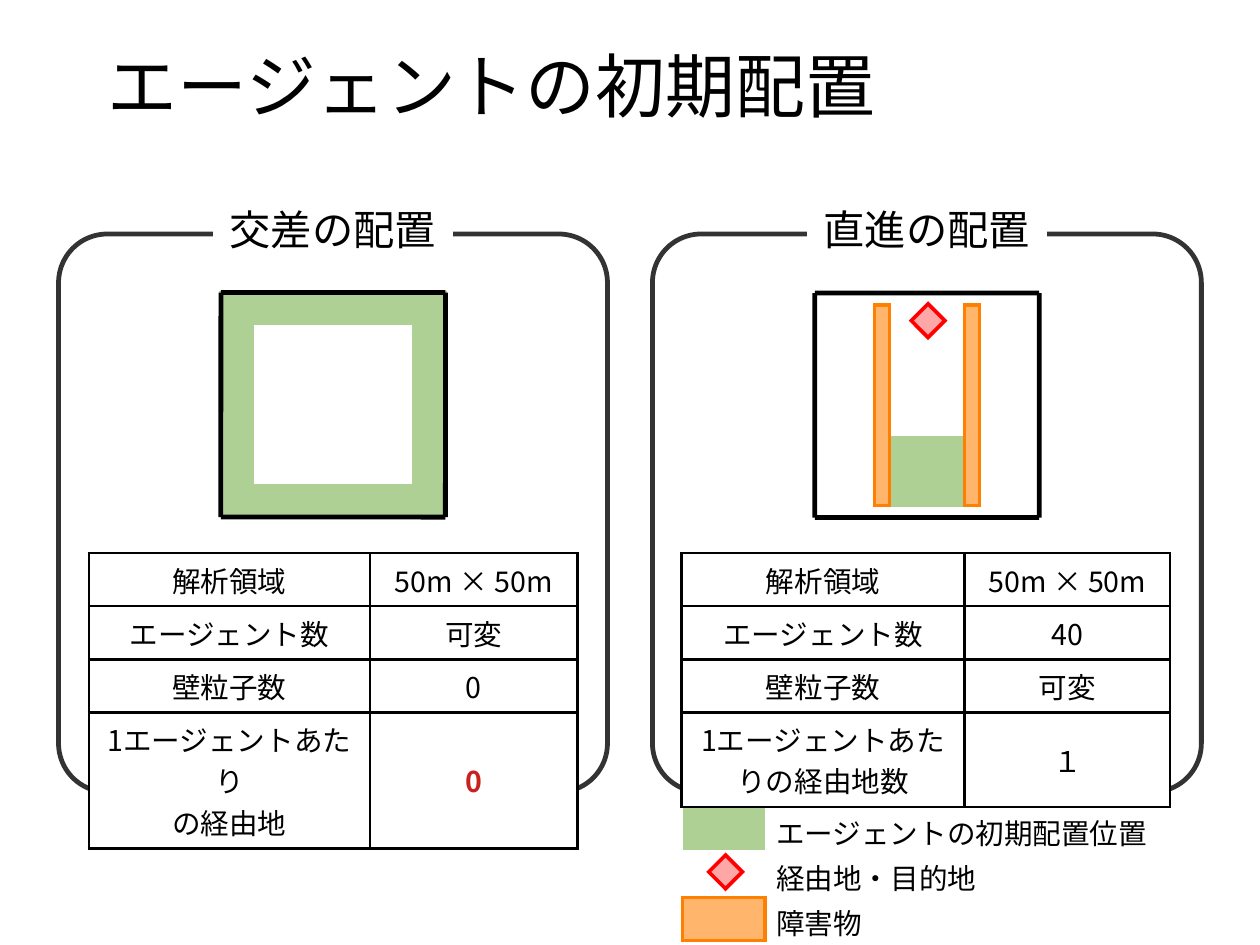
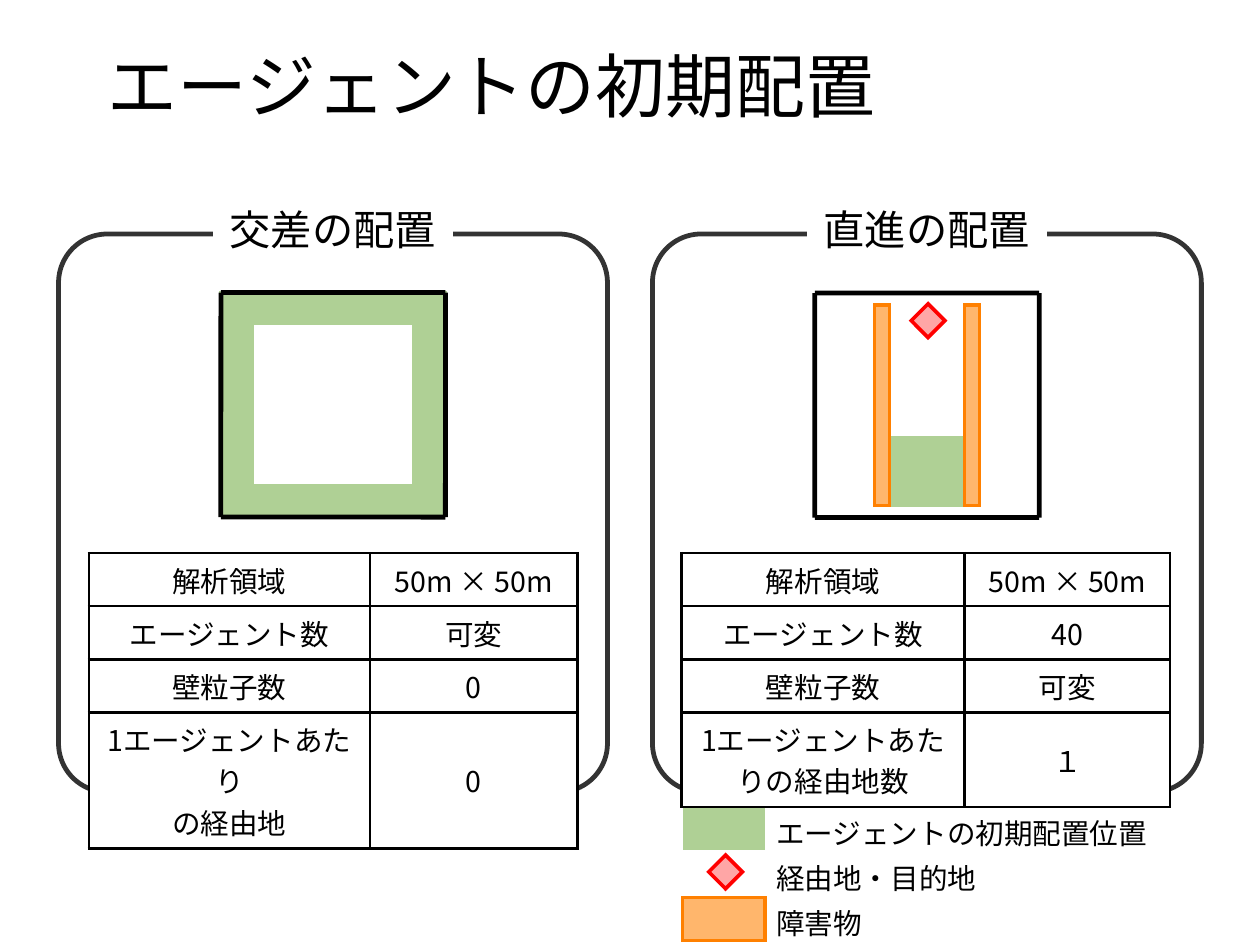
Before and after one commit to payao8810/shuron, a slide deck: slide 33 of slide.odp. Drawn at 1260x945 pixels with LibreOffice and Linux fonts; fonts in the diff are those of the drawing; background and template pictures are left out. Boxes give left, top, right and bottom in pixels: in the first picture for what was removed or moved away, otherwise in the second. Text is boxed around its words. In the diff, an @@ line names an element or a change of style, - is before the commit and + after.

```diff
--- a/slide.odp
+++ b/slide.odp
@@ table at [89,553,579,841] @@
@@ text colour #C9211E to #000000, bold off in "0" @@
```
Also in this commit, not shown: 2 other slides changed.
